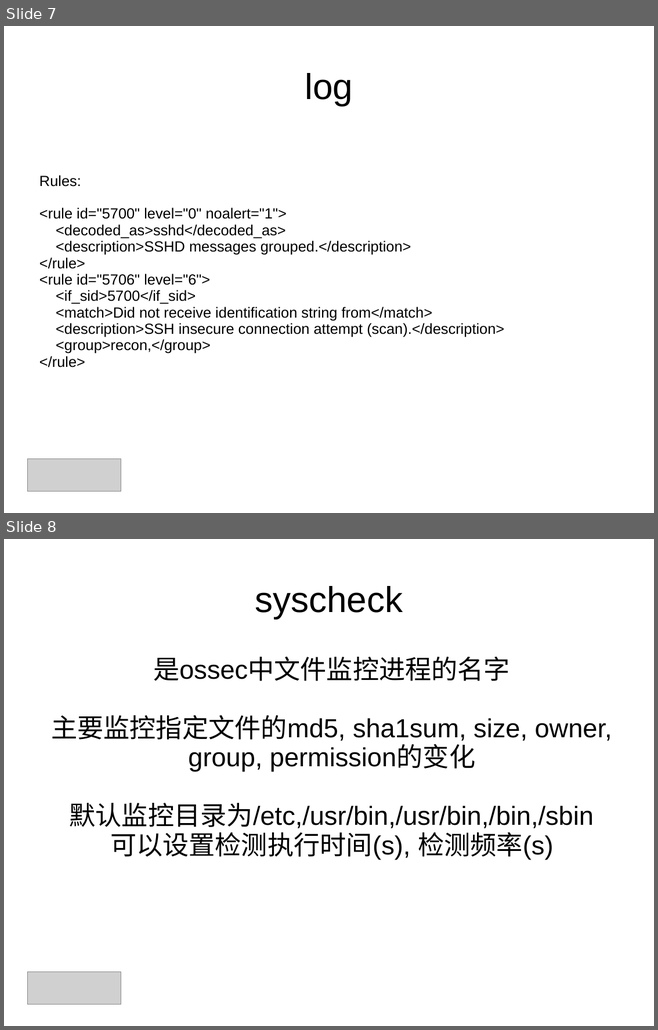
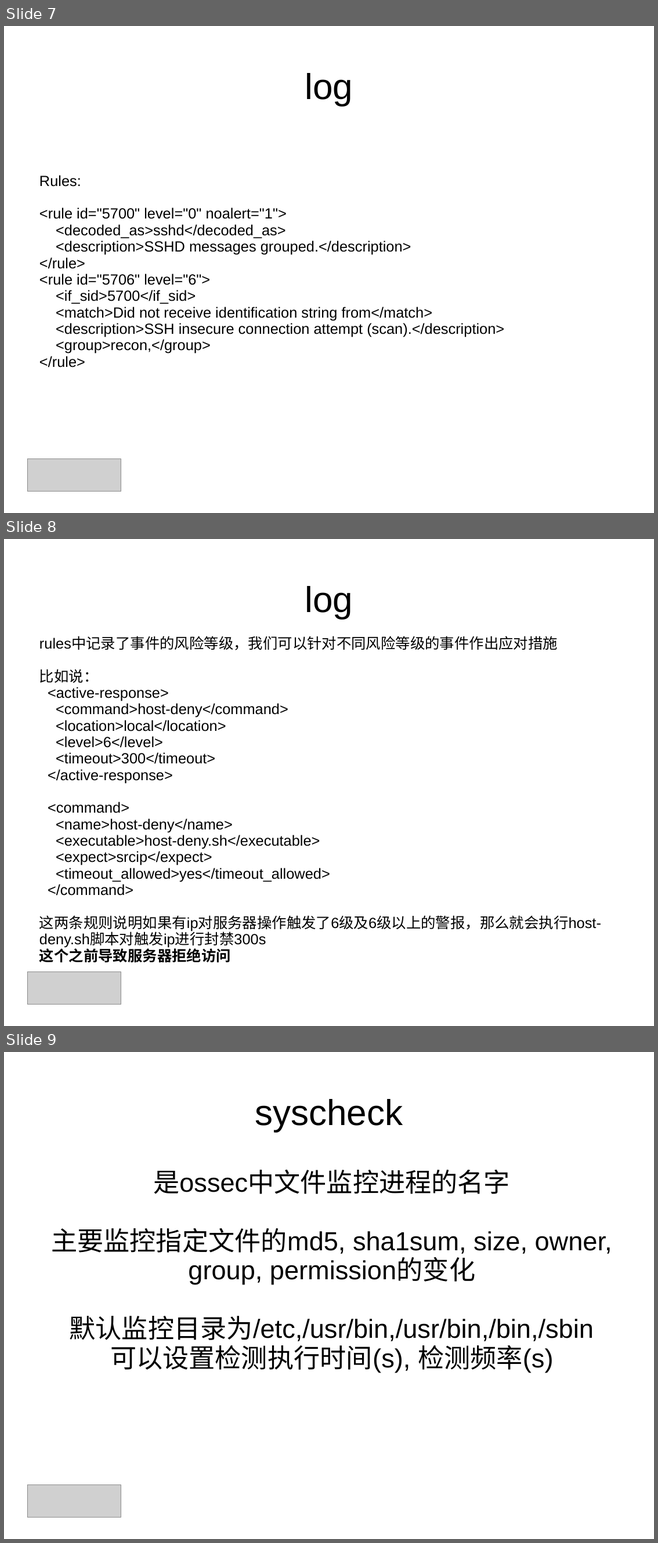
Before and after one commit to shjwudp/ossec, a slide deck: readme.ppt. Shown one above the other, each under a label of ours: slides 7 and 8 before the commit, slides 7, 8 and 9 after it. The pictures are 658x1030 and 658x1543 pixels, drawn with LibreOffice and Linux fonts; fonts in the diff are those of the drawing; grey boxes stand for pictures; background and template pictures are left out. Boxes give left, top, right and bottom in pixels: in the first picture for what was removed or moved away, otherwise in the second. Text is boxed around its words. In the diff, an @@ line names an element or a change of style, - is before the commit and + after.

```diff
--- a/readme.ppt
+++ b/readme.ppt
@@ slide 8 added at <box>4,539,654,1026</box>, background picture (left out) @@
@@ title added at <box>304,586,353,618</box>, 44 pt, text #000000 @@
+log
@@ subtitle added at <box>39,636,601,963</box>, 18 pt, text #000000 @@
+rules中记录了事件的风险等级，我们可以针对不同风险等级的事件作出应对措施
+比如说：
+<active-response>
+<command>host-deny</command>
+<location>local</location>
+<level>6</level>
+<timeout>300</timeout>
+</active-response>
+<command>
+<name>host-deny</name>
+<executable>host-deny.sh</executable>
+<expect>srcip</expect>
+<timeout_allowed>yes</timeout_allowed>
+</command>
+这两条规则说明如果有ip对服务器操作触发了6级及6级以上的警报，那么就会执行host-deny.sh脚本对触发ip进行封禁300s
+这个之前导致服务器拒绝访问
@@ picture added at <box>28,972,121,1005</box> @@
@@ what was slide 8 is now slide 9 @@
```
Also in this commit, not shown: 2 other slides added, 2 other files.
